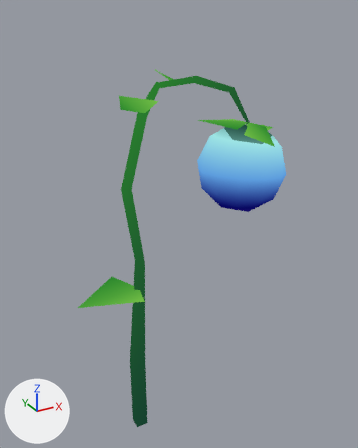
The Blender file assets/models/water_plant.blend, before and after one commit.
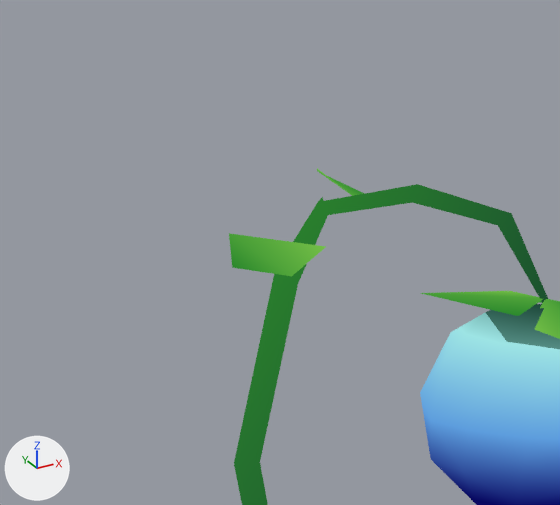
There are two pictures of each version: one whole from a 50 mm lens placed at (-3.95, -9.34, 10.22), pointed at (1.2, 0.01, 5.54), one close up on the part from 7% to 71% of the width and 0% to 46% of the height. The axes (+X, +Y, +Z) are drawn at lower left. The lights are the same throughout.
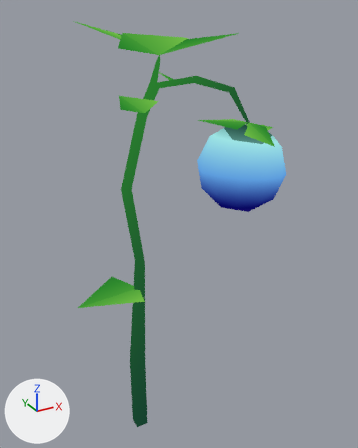
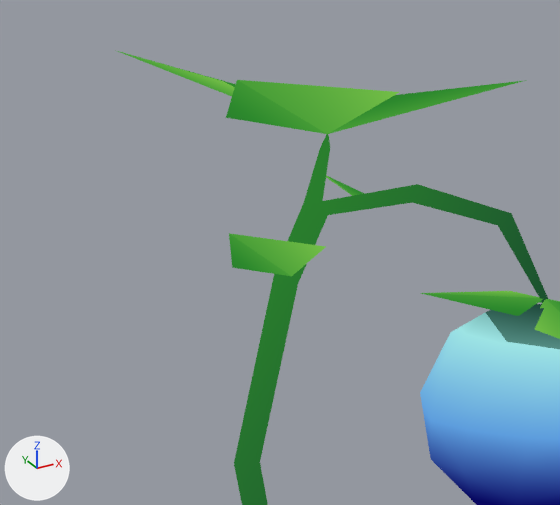
Boxes (x1, y1, x2, y2) around the edits, measured in the close-ups (560 x 505 px):
'Cube', reshaped
    before: (234, 184, 548, 505)
    after: (234, 134, 548, 505)
'Plane.006', added (green)
    after: (226, 80, 399, 134)
'Plane.008', added (green)
    after: (329, 80, 526, 134)
'Plane.007', added (green)
    after: (115, 50, 236, 96)
part 1 of me_cube_001, built on
    before: (285, 197, 328, 283)
    after: (285, 134, 330, 283)

Edits to the bpy script that builds the scene:
```text
Change me_cube_001:
    used by ob_cube; parent = ob_plant; location = (0.0, 0.0, 0.0)
    verts and faces of me_cube_001; kept vertices keep their numbers, new ones are numbered from 40
    before: 20 (0.61, -0.07, 8.81) at pixel (318, 201), 23 (0.58, -0.22, 8.87) at pixel (322, 196), 24 (0.61, -0.07, 8.8) at pixel (318, 203), 27 (0.58, -0.22, 8.83) at pixel (322, 201)
    remove me_cube_001.from_pydata(...)  # 40 vertices, 38 faces; spans x -0.27..2.51, y -0.82..0.15, z 0.02..8.93
    add me_cube_001.from_pydata(...)  # 45 vertices, 45 faces; spans x -0.27..2.51, y -0.82..0.15, z 0.02..9.37
    me_cube_001 part 1
    add delete_faces([(20, 23, 27, 24)])
    add verts[20] = (0.48, -0.07, 8.81)  # moved, pixel (303, 202)
    add verts[23] = (0.45, -0.22, 8.87)  # moved, pixel (307, 197)
    add verts[40] = (0.6, -0.3, 9.25)  # pixel (329, 148)
    add verts[41] = (0.55, -0.24, 9.24)  # pixel (319, 149)
    add verts[42] = (0.64, -0.24, 9.25)  # pixel (330, 147)
    add verts[43] = (0.59, -0.18, 9.25)  # pixel (320, 146)
    add verts[44] = (0.62, -0.25, 9.37)
    add faces += [(23, 27, 42, 40), (40, 42, 44), (24, 43, 42, 27), (20, 23, 40, 41), (20, 41, 43, 24), (40, 44, 41)]
    add faces += [(41, 44, 43), (42, 43, 44)]
Add ob_plane_008:
    ob_plane_008 = bpy.data.objects.new('Plane.008', me_plane)
    ob_plane_008.parent = ob_plant
    ob_plane_008.location = (0.613, -0.256, 9.351)
    ob_plane_008.rotation_euler = (0.0209, 0.365, 1.962)  # degrees (1.2, 21, 112)
    ob_plane_008.scale = (0.898, 0.898, 0.898)
Add ob_plane_007:
    ob_plane_007 = bpy.data.objects.new('Plane.007', me_plane)
    ob_plane_007.parent = ob_plant
    ob_plane_007.location = (0.613, -0.256, 9.351)
    ob_plane_007.rotation_euler = (-0.32, 0.0278, -1.888)  # degrees (-18, 1.6, -108)
    ob_plane_007.scale = (1.3, 1.3, 1.3)
Add ob_plane_006:
    ob_plane_006 = bpy.data.objects.new('Plane.006', me_plane)
    ob_plane_006.parent = ob_plant
    ob_plane_006.location = (0.613, -0.256, 9.351)
    ob_plane_006.rotation_euler = (-0.254, 0.0468, 0.0833)  # degrees (-15, 2.7, 4.8)
    ob_plane_006.scale = (1.3, 1.3, 1.3)
```
